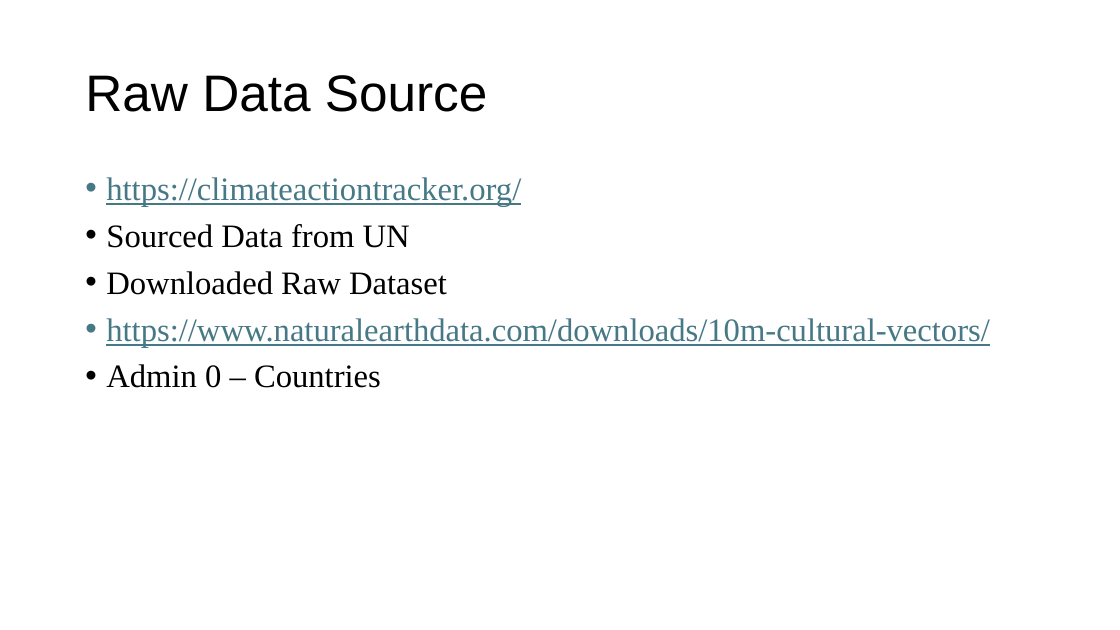
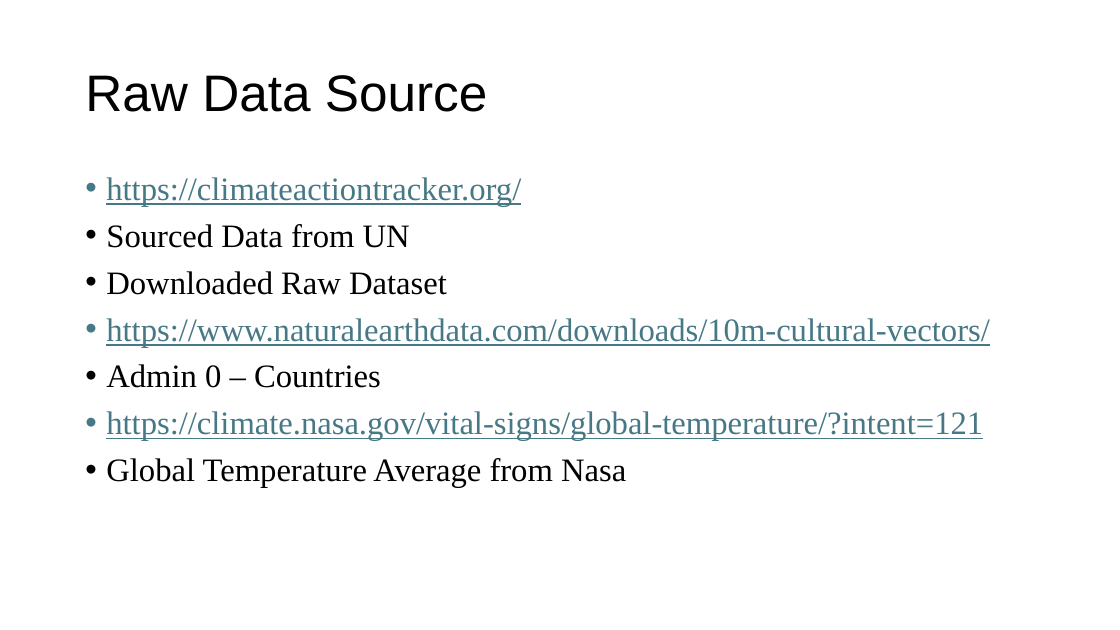
Before and after one commit to Mybiss55/DataAnalyticsProjects, a slide deck: slide 3 of Climate Change Presentation.pptx. Drawn at 1120x630 pixels with LibreOffice and Linux fonts; fonts in the diff are those of the drawing. Boxes give left, top, right and bottom in pixels: in the first picture for what was removed or moved away, otherwise in the second. Text is boxed around its words. In the diff, an @@ line names an element or a change of style, - is before the commit and + after.

```diff
--- a/Climate Change Presentation.pptx
+++ b/Climate Change Presentation.pptx
@@ text at <box>106,411,983,488</box>: paragraphs added @@
+• https://climate.nasa.gov/vital-signs/global-temperature/?intent=121
+• Global Temperature Average from Nasa
```
Also in this commit, not shown: 3 slides added, 1 other file.
